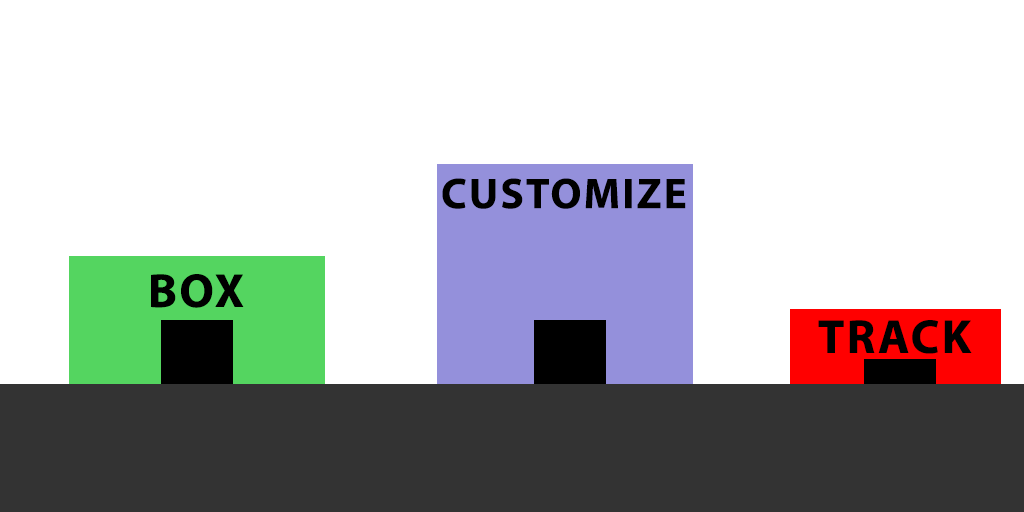
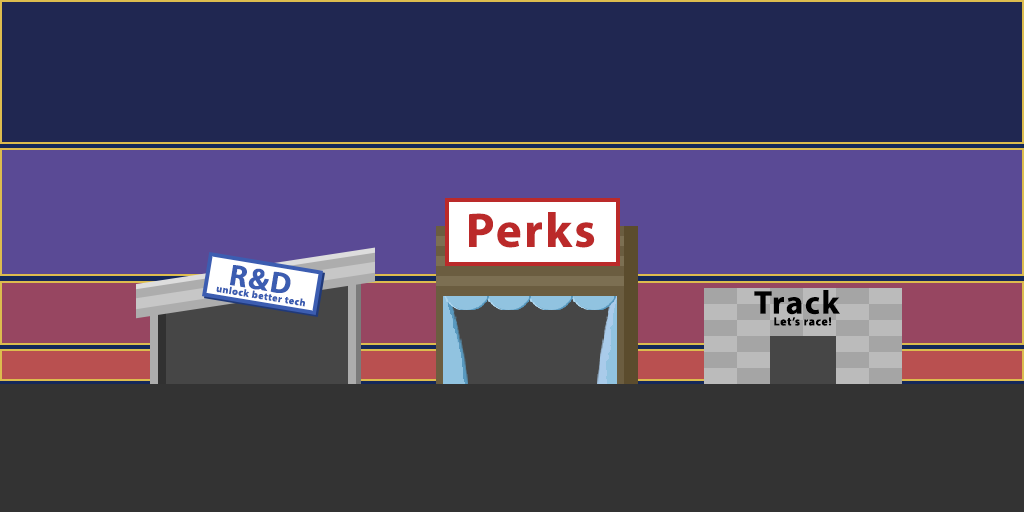
Revision of a layered (1024, 512) image; what changed, layer by layer:
added group "Group 5" with 39 layers above "Group 3" over [704, 288, 902, 384]
added layer "Rectangle 13" in group "Group 5" over [770, 336, 836, 384]
added group "Group 3" with 2 layers above "Group 2" over [445, 198, 620, 266]
added layer "Perks" in group "Group 3" over [469, 212, 595, 248]
added layer "Rectangle 11" in group "Group 3" over [445, 198, 620, 266]
added group "Group 2" with 4 layers above "Group 4" over [202, 252, 325, 317]
added layer "Rectangle 6 copy" in group "Group 2" over [202, 252, 323, 315]
added layer "Rectangle 6" in group "Group 2" over [204, 254, 325, 317]
added group "Group 4" with 15 layers above "Group 1" over [436, 226, 638, 384]
added layer "Rectangle 9" in group "Group 4" over [440, 293, 620, 384]
added group "Group 1" with 2 layers above "TRACK" over [136, 247, 375, 384]
added layer "Rectangle 5 copy 2" in group "Group 1" over [136, 247, 375, 384]
added layer "Layer 1" in group "Group 1" over [153, 260, 354, 384]
hid "TRACK" over [818, 320, 972, 354]
added layer "Rectangle 14 copy 3" above "Rectangle 14 copy 2" over [0, 0, 1024, 144]
renamed "Rectangle 2 copy" to "Rectangle 14 copy 2", moved it above "Rectangle 14 copy", painted on it over [0, 148, 1024, 384]
removed layer "BOX" over [151, 274, 244, 308]
removed layer "Rectangle 2 copy 2" over [790, 309, 1001, 384]
removed layer "Rectangle 2" over [69, 256, 325, 384]
renamed "Rectangle 3 copy" to "Rectangle 14 copy", moved it above "Rectangle 14", painted on it over [0, 281, 1024, 384]
removed layer "Rectangle 3" over [161, 320, 233, 384]
removed layer "CUSTOMIZE" over [442, 178, 686, 209]
renamed "Rectangle 3 copy 2" to "Rectangle 14", painted on it over [0, 349, 1024, 384]
painted on "Background" over [0, 0, 1024, 384]
…and 53 more changes (53 added)
